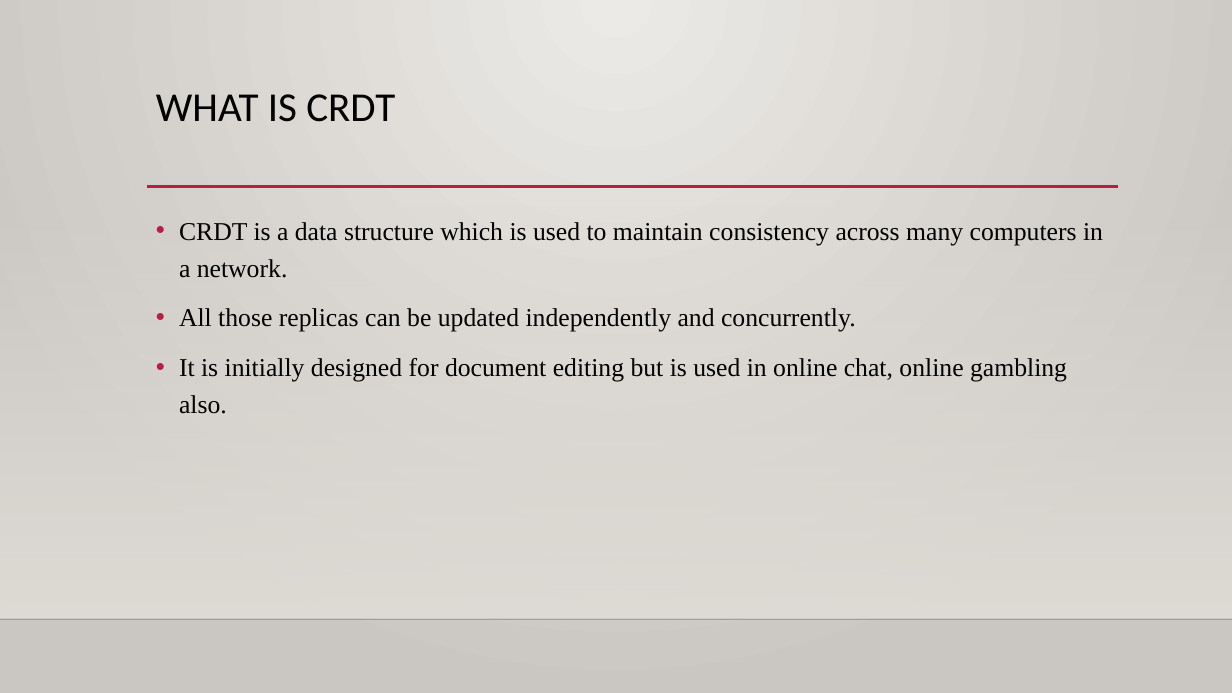
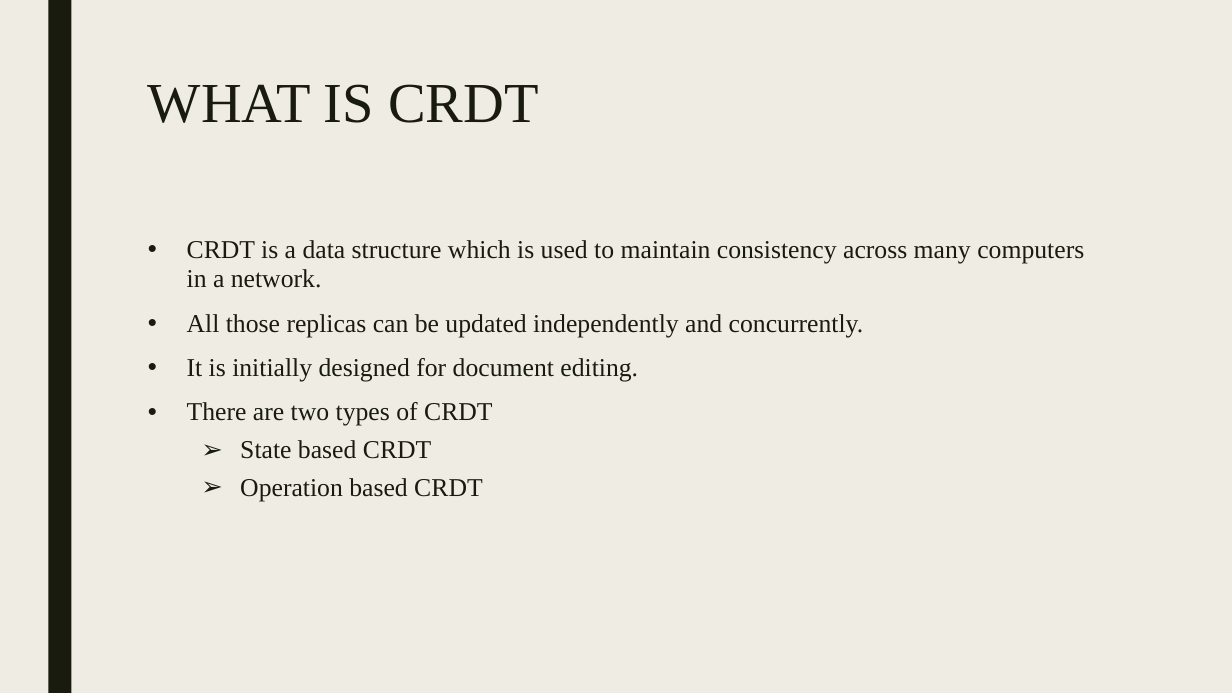
Before and after one commit to azhagumathi/pres, a slide deck: slide 5 of crdt.pptx (slide 2 before the commit). Drawn at 1232x693 pixels with LibreOffice and Linux fonts; fonts in the diff are those of the drawing; background and template pictures are left out. Boxes give left, top, right and bottom in pixels: in the first picture for what was removed or moved away, otherwise in the second. Text is boxed around its words. In the diff, an @@ line names an element or a change of style, - is before the commit and + after.

```diff
--- a/crdt.pptx
+++ b/crdt.pptx
@@ background gradient #ECEAE7 to #CAC7C1 to #EFEDE3 @@
@@ rectangle added at (48, 0, 71, 693), fill #191B0E @@
@@ title "WHAT IS CRDT": place and size @@
-title "WHAT IS CRDT" at (156, 94, 395, 122)
+title "WHAT IS CRDT" at (148, 84, 538, 123)
@@ title "WHAT IS CRDT" at (148, 84, 538, 123): size 32 to 44 pt, font Calibri to Times New Roman, text colour #000000 to #191B0E; line spacing 0.9 to 0.89 @@
@@ rectangle removed at (0, 204, 1232, 619) @@
@@ line removed from (147, 187) to (1118, 187) @@
@@ text "CRDT is a data structure ...": place and size @@
-text "CRDT is a data structure ..." at (179, 222, 1103, 414)
+text "CRDT is a data structure ..." at (187, 240, 1084, 502)
@@ text at (187, 240, 1084, 337): text colour #000000 to #191B0E in "CRDT is a data structure which is ...", "All those replicas can be updated independently ..."; indent changed; line spacing 1.2 to 0.94; more space between paragraphs @@
@@ text at (187, 358, 638, 502): text changed; text colour #000000 to #191B0E @@
-• It is initially designed for document editing but is used in online chat, online gambling also.
+• It is initially designed for document editing.
+• There are two types of CRDT
+  ➢ State based CRDT
+  ➢ Operation based CRDT
@@ line removed from (0, 619) to (1232, 619) @@
```
Also in this commit, not shown: 9 other slides changed, 2 slides added, 22 slides removed, 1 other file.
